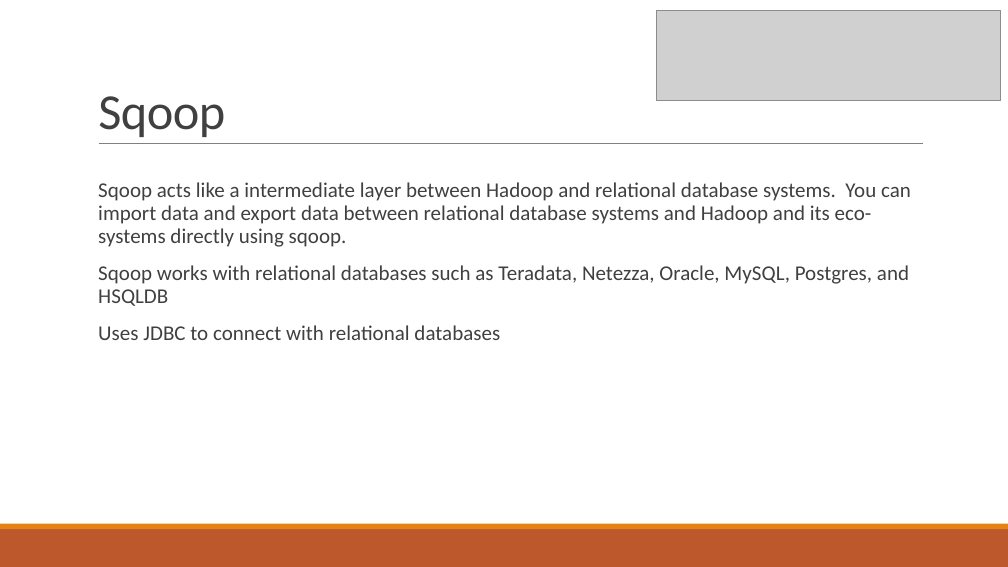
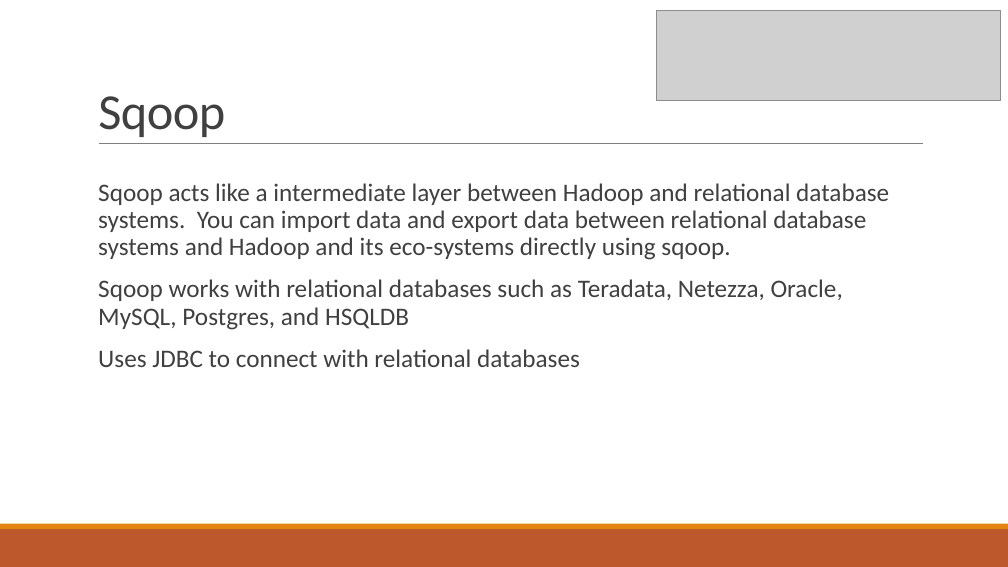
Before and after one commit to kkchaudhary11/H1B_Project, a slide deck: slide 19 of Big Data & Hadoop.pptx (slide 17 before the commit). Drawn at 1008x567 pixels with LibreOffice and Linux fonts; fonts in the diff are those of the drawing; grey boxes stand for pictures. Boxes give left, top, right and bottom in pixels: in the first picture for what was removed or moved away, otherwise in the second. Text is boxed around its words. In the diff, an @@ line names an element or a change of style, - is before the commit and + after.

```diff
--- a/Big Data & Hadoop.pptx
+++ b/Big Data & Hadoop.pptx
@@ text "Sqoop acts like a intermediate ..." at (x1=98, y1=183, x2=889, y2=367): size 20 to 24 pt @@
```
Also in this commit, not shown: 9 other slides changed, 5 slides added, 2 slides removed.
